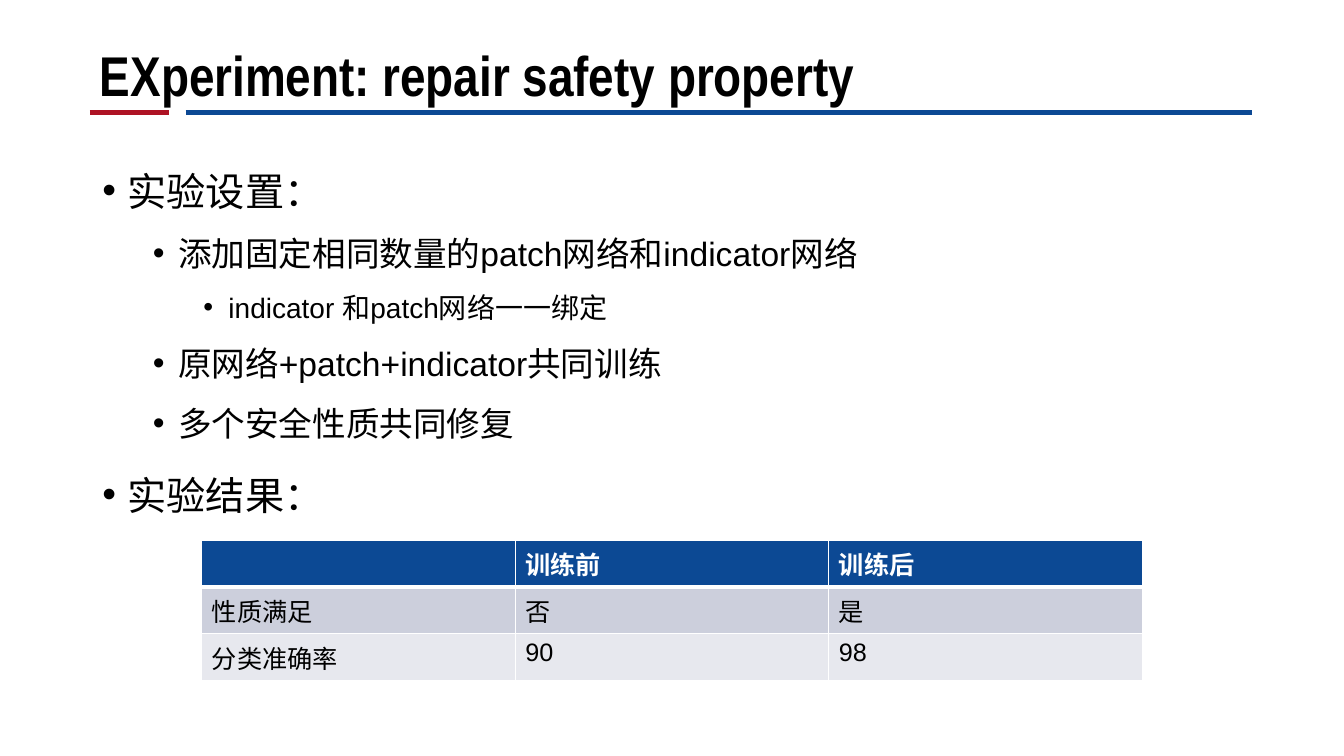
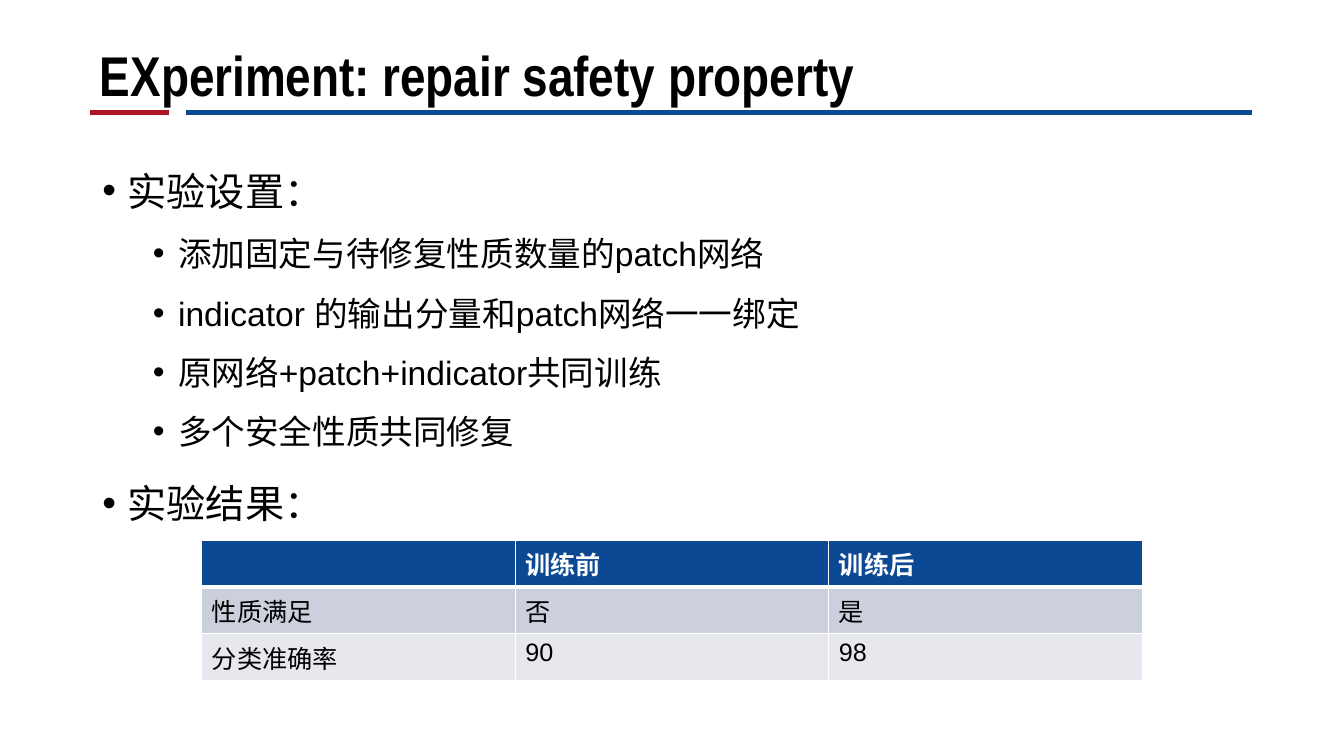
Before and after one commit to CRhapsody/Presentation_Slides, a slide deck: slide 11 of 神经网络修复工作进展.pptx (slide 10 before the commit). Drawn at 1344x756 pixels with LibreOffice and Linux fonts; fonts in the diff are those of the drawing; background and template pictures are left out. Boxes give left, top, right and bottom in pixels: in the first picture for what was removed or moved away, otherwise in the second. Text is boxed around its words. In the diff, an @@ line names an element or a change of style, - is before the commit and + after.

Commit message:
20230529

```diff
--- a/神经网络修复工作进展.pptx
+++ b/神经网络修复工作进展.pptx
@@ text at [178, 237, 799, 333]: text changed @@
-  • 添加固定相同数量的patch网络和indicator网络
-    • indicator 和patch网络一一绑定
+  • 添加固定与待修复性质数量的patch网络
+  • indicator 的输出分量和patch网络一一绑定
```
Also in this commit, not shown: 1 other slide changed, 1 slide added.
